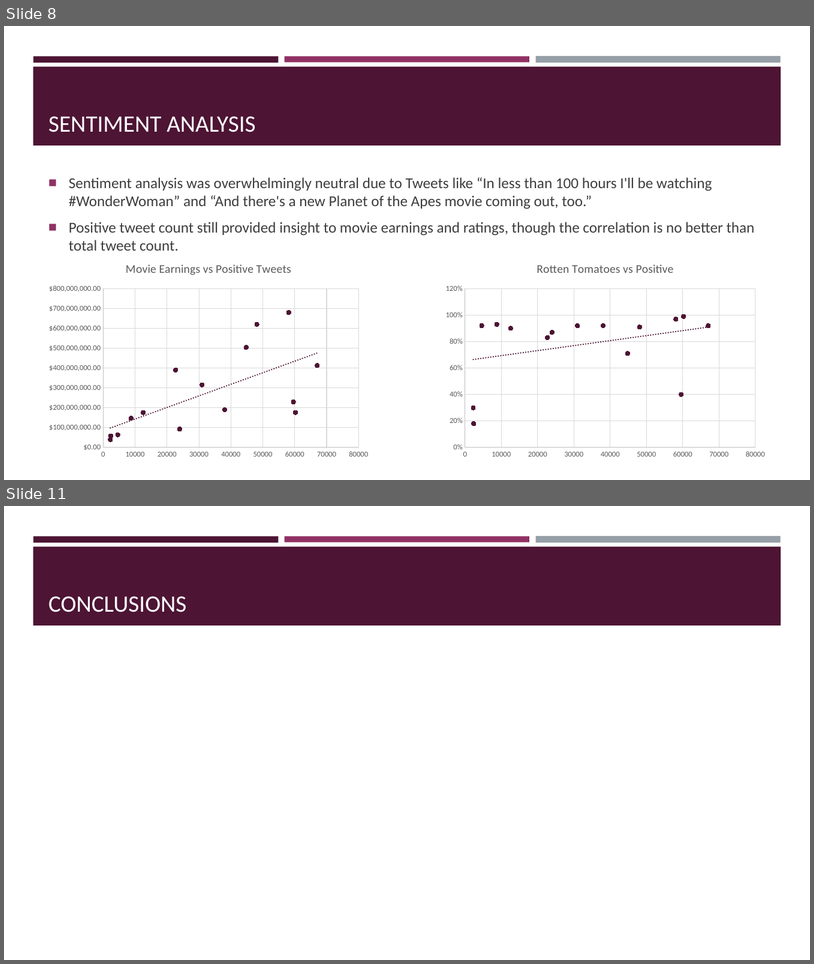
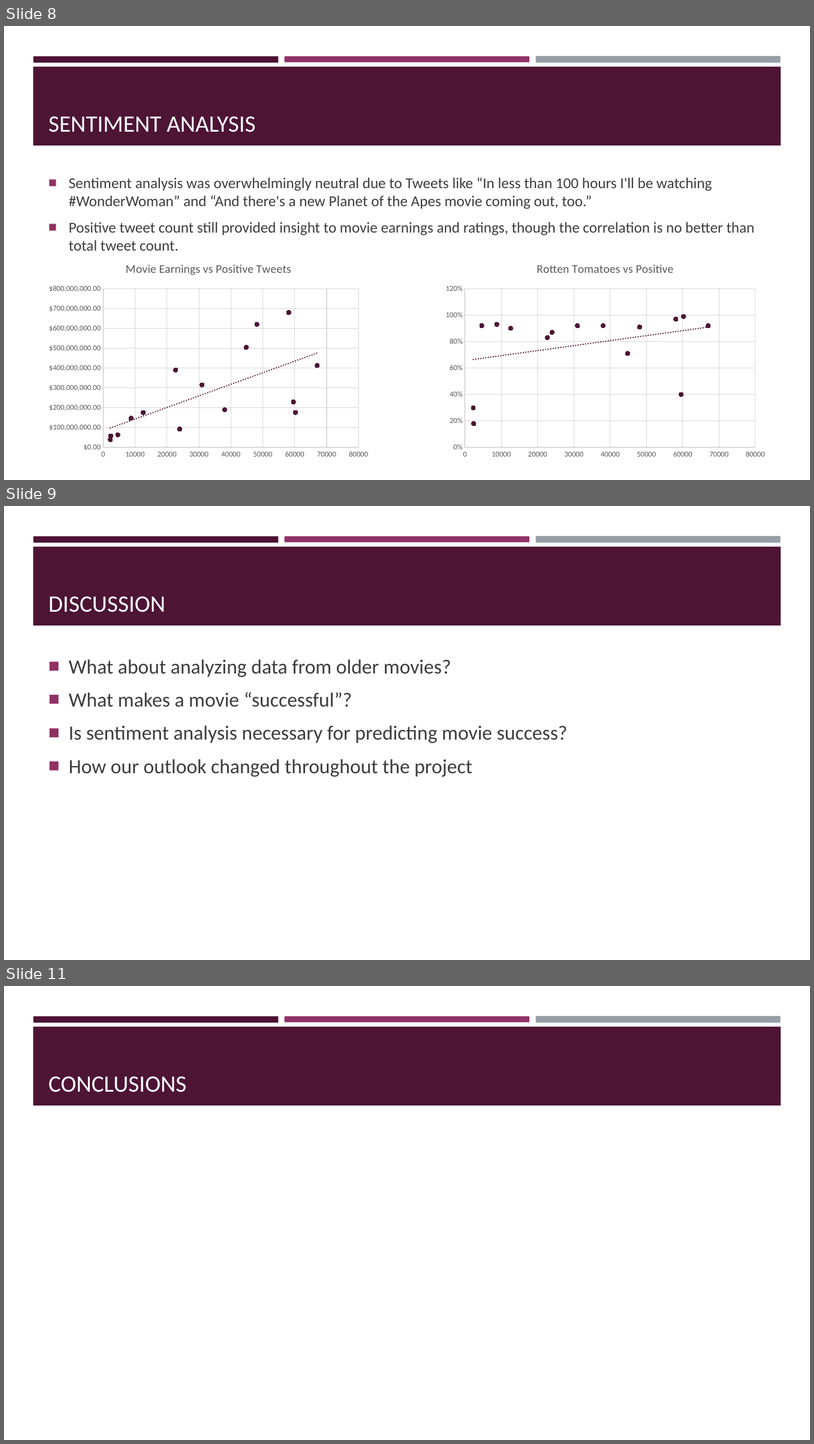
Before and after one commit to biletnam/CS491-BoxOffice, a slide deck: Final Presentation.pptx. Shown one above the other, each under a label of ours: slides 8 and 11 before the commit, slides 8, 9 and 11 after it; the slides between them are not shown. The pictures are 814x964 and 814x1444 pixels, drawn with LibreOffice and Linux fonts; fonts in the diff are those of the drawing. Boxes give left, top, right and bottom in pixels: in the first picture for what was removed or moved away, otherwise in the second. Text is boxed around its words. In the diff, an @@ line names an element or a change of style, - is before the commit and + after.

Commit message:
Presentation

```diff
--- a/Final Presentation.pptx
+++ b/Final Presentation.pptx
@@ slide 9 added at box(4, 506, 810, 960), background #FFFFFF; not listed: 4 template elements that a slide beside it also shows @@
@@ title added at box(48, 596, 165, 612), 28 pt, text #FFFFFF @@
+DISCUSSION
@@ text added at box(69, 659, 568, 777), 24 pt, text #3D3D3D @@
+■ What about analyzing data from older movies?
+■ What makes a movie “successful”?
+■ Is sentiment analysis necessary for predicting movie success?
+■ How our outlook changed throughout the project
```
Also in this commit, not shown: 5 slides changed, 1 slide removed, 3 other files.
